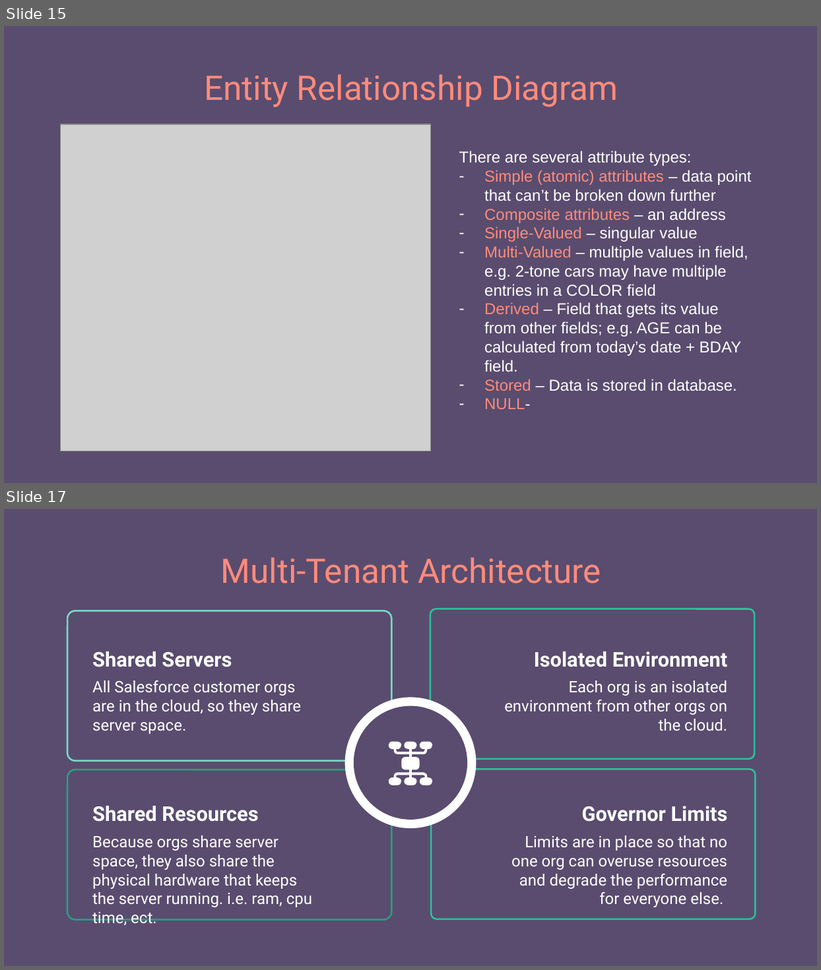
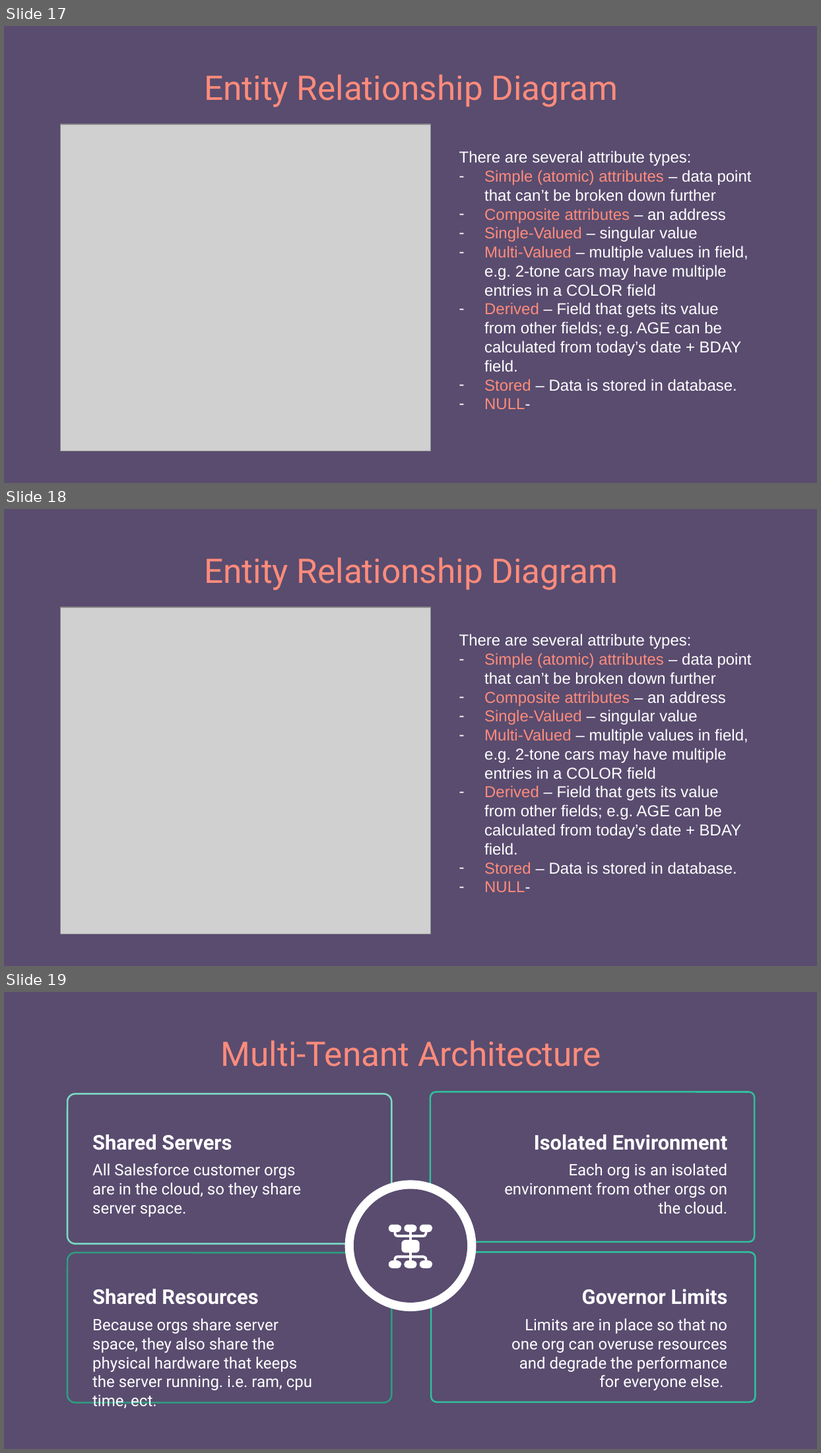
Before and after one commit to 250407-NET-FS/other-trainer-code, a slide deck: SQL/SQL.pptx. Shown one above the other, each under a label of ours: slides 15 and 17 before the commit, slides 17, 18 and 19 after it; the slides between them are not shown. The pictures are 821x970 and 821x1453 pixels, drawn with LibreOffice and Linux fonts; fonts in the diff are those of the drawing; grey boxes stand for pictures. Boxes give left, top, right and bottom in pixels: in the first picture for what was removed or moved away, otherwise in the second. Text is boxed around its words. In the diff, an @@ line names an element or a change of style, - is before the commit and + after.

```diff
--- a/SQL/SQL.pptx
+++ b/SQL/SQL.pptx
@@ slide 18 added at [4,509,817,966], background #594C6F @@
@@ title added at [204,557,618,590], 30 pt, text #FF8B7B @@
+Entity Relationship Diagram
@@ picture added at [60,607,431,934] @@
@@ text added at [459,634,752,892], 14 pt, text #FFFFFF @@
+There are several attribute types:
+– Simple (atomic) attributes – data point that can’t be broken down further
+– Composite attributes – an address
+– Single-Valued – singular value
+– Multi-Valued – multiple values in field, e.g. 2-tone cars may have multiple entries in a COLOR field
+– Derived – Field that gets its value from other fields; e.g. AGE can be calculated from today’s date + BDAY field.
+– Stored – Data is stored in database.
+– NULL-
@@ arrow added from (635, 677) to (716, 758), #57496D 0.75 pt @@
@@ what was slide 15 is now slide 17 @@
@@ what was slide 17 is now slide 19 @@
```
Also in this commit, not shown: 2 slides changed, 2 other slides added, 1 slide removed, 3 other files.
